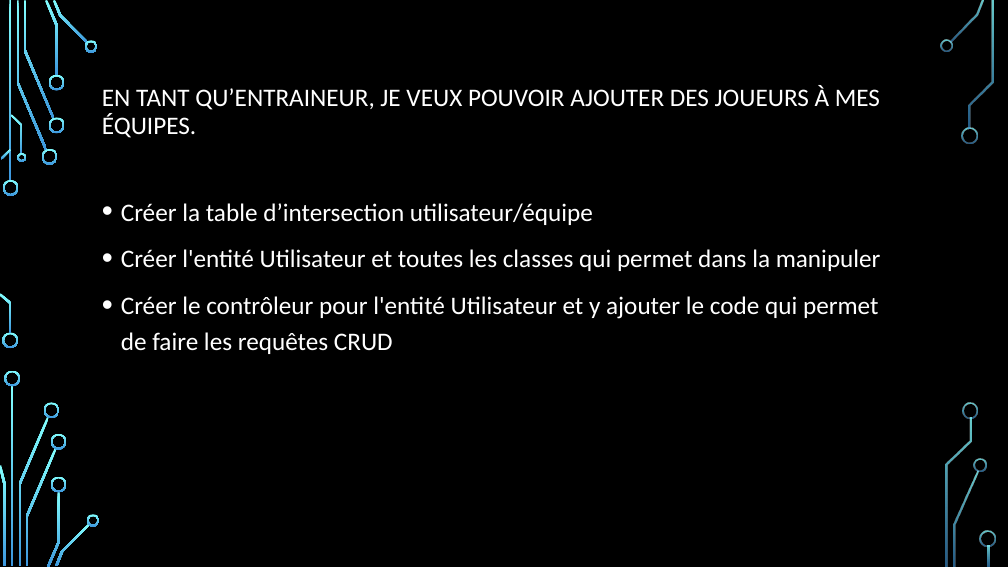
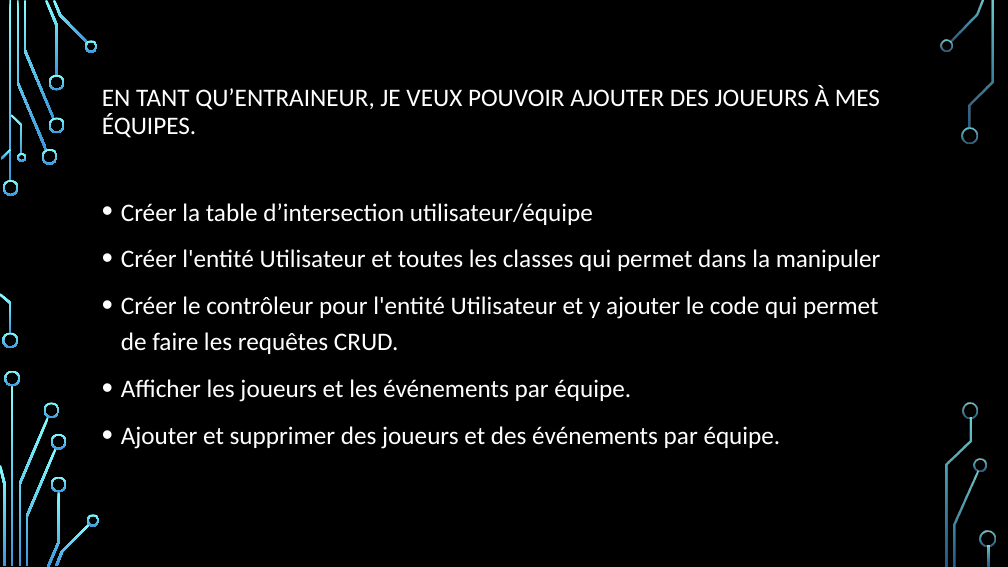
Before and after one commit to DFC-Informatique-Cegep-de-Sainte-Foy/GestionEquipesSportives, a slide deck: slide 9 of Documentation/Revue 2/Presentation_Revue_2.pptx (slide 10 before the commit). Drawn at 1008x567 pixels with LibreOffice and Linux fonts; fonts in the diff are those of the drawing; background and template pictures are left out. Boxes give left, top, right and bottom in pixels: in the first picture for what was removed or moved away, otherwise in the second. Text is boxed around its words. In the diff, an @@ line names an element or a change of style, - is before the commit and + after.

```diff
--- a/Documentation/Revue 2/Presentation_Revue_2.pptx
+++ b/Documentation/Revue 2/Presentation_Revue_2.pptx
@@ text at [121, 296, 879, 449]: text changed @@
-• Créer le contrôleur pour l'entité Utilisateur et y ajouter le code qui permet de faire les requêtes CRUD
+• Créer le contrôleur pour l'entité Utilisateur et y ajouter le code qui permet de faire les requêtes CRUD.
+• Afficher les joueurs et les événements par équipe.
+• Ajouter et supprimer des joueurs et des événements par équipe.
```
Also in this commit, not shown: 7 other slides changed, 4 slides added, 2 slides removed, 2 other files.
